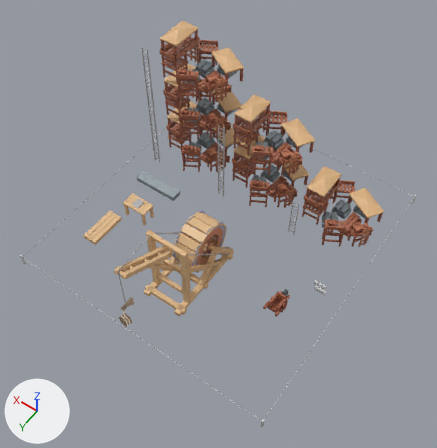
Two versions of the glTF model roblox-games/mare-essentia/assets/inbox-hold/london_construction_kit.glb, one commit apart.
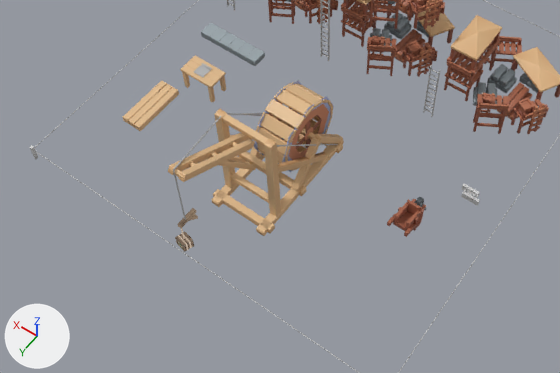
There are two pictures of each version: one whole from a 50 mm camera at (-13.7, 20.6, 32.1) aimed at (-0.7, 2.4, 3.4), one close up on the part from 0% to 87% of the width and 35% to 91% of the height. Arrows for +X, +Y and +Z are at lower left; the lights stay in place. The last two pictures show the newer version. Where no turn or scale is listed for an object, it has been applied to the vertices.

Script lines for the objects in view, before the commit:
```python
me_building_scaffolding = bpy.data.meshes.new('building_scaffolding')
me_building_scaffolding.from_pydata(...)  # 1732 vertices, 2672 faces; spans x -0.93..0.97, y -1.02..1.09, z 0.0..1.3
me_building_scaffolding.materials.append(mat_hexagons_medieval)  # picture img_hexagons_medieval
me_plank = bpy.data.meshes.new('plank')
me_plank.from_pydata(...)  # 16 vertices, 28 faces; spans x -0.2..0.2, y -0.75..0.75, z 0.0..0.15
me_plank.materials.append(mat_resource)  # picture img_resource_bits_texture
ob_mast_brace__1_18 = bpy.data.objects.new('mast_brace_-1.18', me_plank)
ob_mast_brace__1_18.parent = ob_london_wooden_crane
ob_mast_brace__1_18.location = (-1.18, -0.259, 1.978)
ob_mast_brace__1_18.rotation_euler = (-2.405, 0.0, 0.0)  # degrees (-138, 0, 0)
ob_mast_brace__1_18.scale = (0.625, 3.11, 1.67)
ob_scaffold_2_1 = bpy.data.objects.new('scaffold_2_1', me_building_scaffolding)
ob_scaffold_2_1.parent = ob_scaffold_2_floor_candidate
ob_scaffold_2_1.location = (-0.0544, -4.881, 0.00659)
ob_scaffold_2_1.scale = (2.5, 2.5, 2.5)
ob_tread_0 = bpy.data.objects.new('tread_0', me_plank)
ob_tread_0.parent = ob_treadwheel_rotating_assembly
ob_tread_0.location = (0.0, 0.0, 1.52)
ob_tread_0.rotation_euler = (0.0, 0.0, 1.571)  # degrees (0, 0, 90)
ob_tread_0.scale = (1.38, 1.08, 0.8)
# also in view: 'wheel_side_-0.72' at (-0.7, 3.3, 2.1); 'jib_-0.24' at (-0.2, 8.0, 5.5); 'scaffold_2_2' at (0.0, -4.8, 4.9); 'scaffold_3_1' at (5.7, -4.8, 1.6); 'sill_cross_-2.2' at (0.0, 6.9, 0.2)
```
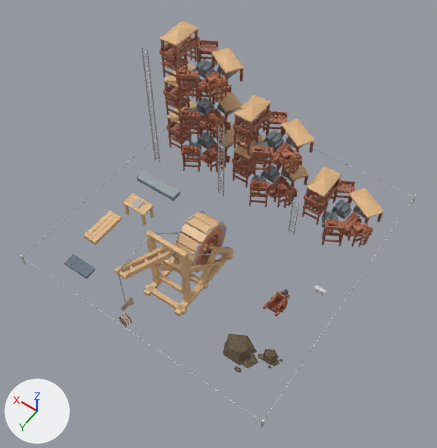
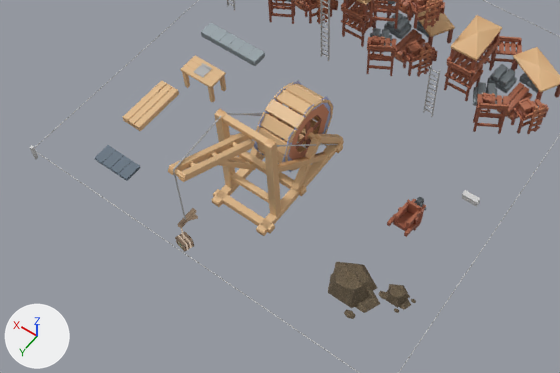
Not visible in the close-ups: 'slate_tile_2', 'slate_tile_3'.

Pixel boxes (x1, y1, x2, y2) of what changed, in the close-ups (560 x 373 px):
'earth_mound_main', added (brown): after (328, 262, 387, 319)
'earth_mound_small', added (brown): after (386, 284, 416, 313)
'slate_tile_4', added: after (119, 161, 140, 180)
'slate_tile_6', added: after (103, 150, 124, 169)
'slate_tile_5', added: after (111, 156, 132, 174)
'slate_tile_7', added: after (95, 145, 116, 163)
'slate_tile_0', added: after (119, 167, 140, 181)

What changed in the scene script:
```text
Add img_cc0_dry_mud_field:
    img_cc0_dry_mud_field = load_image('CC0_dry_mud_field', '_unpacked/CC0_dry_mud_field', 1024, 1024, 'sRGB')
Add mat_slate_blue_gray_candidate:
    mat_slate_blue_gray_candidate = bpy.data.materials.new('Slate_blue_gray_candidate')
    # colours: light grey #adb5c0
    # uses the picture img_resource_bits_texture_001
Add mat_dry_earth_source_candidate:
    mat_dry_earth_source_candidate = principled_material('Dry_earth_source_candidate')
    mat_dry_earth_source_candidate.texture = img_cc0_dry_mud_field
    mat_dry_earth_source_candidate.roughness = 1.0
Add me_slate_thin_stone_derived:
    me_slate_thin_stone_derived.from_pydata(...)  # 24 vertices, 44 faces; spans x -0.225..0.225, y -0.375..0.375, z 0.0..0.3
    me_slate_thin_stone_derived.materials.append(mat_slate_blue_gray_candidate)
Add me_earth_mound_derived:
    me_earth_mound_derived.from_pydata(...)  # 84 vertices, 128 faces; spans x -0.527..0.471, y -0.542..0.785, z 0.0..1.02
    me_earth_mound_derived.materials.append(mat_dry_earth_source_candidate)  # picture img_cc0_dry_mud_field
Add ob_slate_tile_7:
    ob_slate_tile_7 = bpy.data.objects.new('slate_tile_7', me_slate_thin_stone_derived)
    ob_slate_tile_7.parent = ob_construction_materials
    ob_slate_tile_7.location = (6.715, 8.125, 0.054)
    ob_slate_tile_7.scale = (1.02, 1.12, 0.18)
Add ob_slate_tile_6:
    ob_slate_tile_6 = bpy.data.objects.new('slate_tile_6', me_slate_thin_stone_derived)
    ob_slate_tile_6.parent = ob_construction_materials
    ob_slate_tile_6.location = (6.235, 8.125, 0.054)
    ob_slate_tile_6.scale = (1.02, 1.12, 0.18)
Add ob_slate_tile_5:
    ob_slate_tile_5 = bpy.data.objects.new('slate_tile_5', me_slate_thin_stone_derived)
    ob_slate_tile_5.parent = ob_construction_materials
    ob_slate_tile_5.location = (5.755, 8.125, 0.054)
    ob_slate_tile_5.scale = (1.02, 1.12, 0.18)
Add ob_slate_tile_4:
    ob_slate_tile_4 = bpy.data.objects.new('slate_tile_4', me_slate_thin_stone_derived)
    ob_slate_tile_4.parent = ob_construction_materials
    ob_slate_tile_4.location = (5.275, 8.125, 0.054)
    ob_slate_tile_4.scale = (1.02, 1.12, 0.18)
Add ob_slate_tile_3:
    ob_slate_tile_3 = bpy.data.objects.new('slate_tile_3', me_slate_thin_stone_derived)
    ob_slate_tile_3.parent = ob_construction_materials
    ob_slate_tile_3.location = (6.69, 8.15, 0.0)
    ob_slate_tile_3.scale = (1.02, 1.12, 0.18)
Add ob_slate_tile_2:
    ob_slate_tile_2 = bpy.data.objects.new('slate_tile_2', me_slate_thin_stone_derived)
    ob_slate_tile_2.parent = ob_construction_materials
    ob_slate_tile_2.location = (6.21, 8.15, 0.0)
    ob_slate_tile_2.scale = (1.02, 1.12, 0.18)
Add ob_slate_tile_0:
    ob_slate_tile_0 = bpy.data.objects.new('slate_tile_0', me_slate_thin_stone_derived)
    ob_slate_tile_0.parent = ob_construction_materials
    ob_slate_tile_0.location = (5.25, 8.15, 0.0)
    ob_slate_tile_0.scale = (1.02, 1.12, 0.18)
Add ob_earth_mound_small:
    ob_earth_mound_small = bpy.data.objects.new('earth_mound_small', me_earth_mound_derived)
    ob_earth_mound_small.parent = ob_construction_materials
    ob_earth_mound_small.location = (-7.265, 6.295, 0.0)
    ob_earth_mound_small.scale = (1.25, 0.867, 0.49)
Add ob_earth_mound_main:
    ob_earth_mound_main = bpy.data.objects.new('earth_mound_main', me_earth_mound_derived)
    ob_earth_mound_main.parent = ob_construction_materials
    ob_earth_mound_main.location = (-5.626, 6.894, 0.0)
    ob_earth_mound_main.scale = (2.6, 1.7, 0.824)
```
